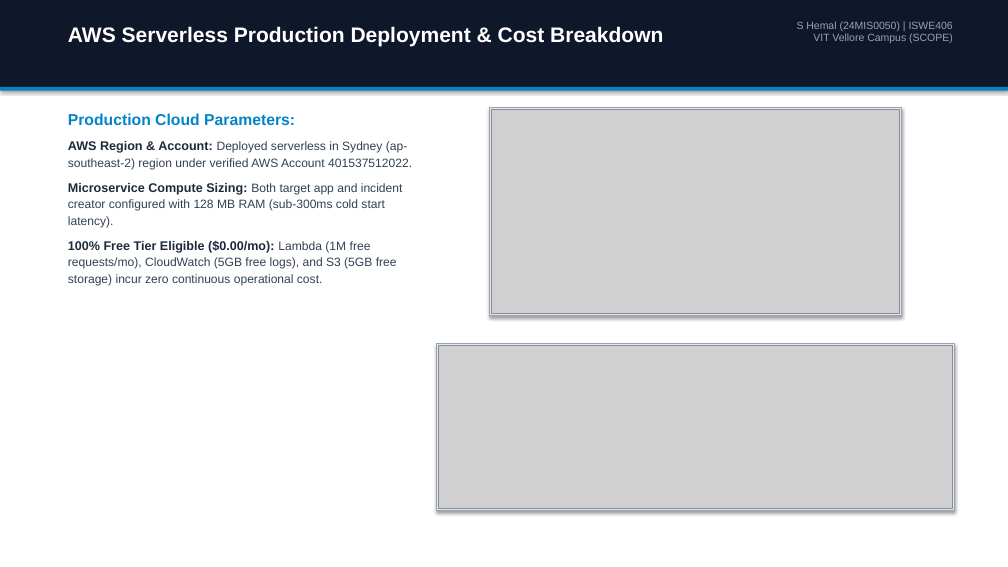
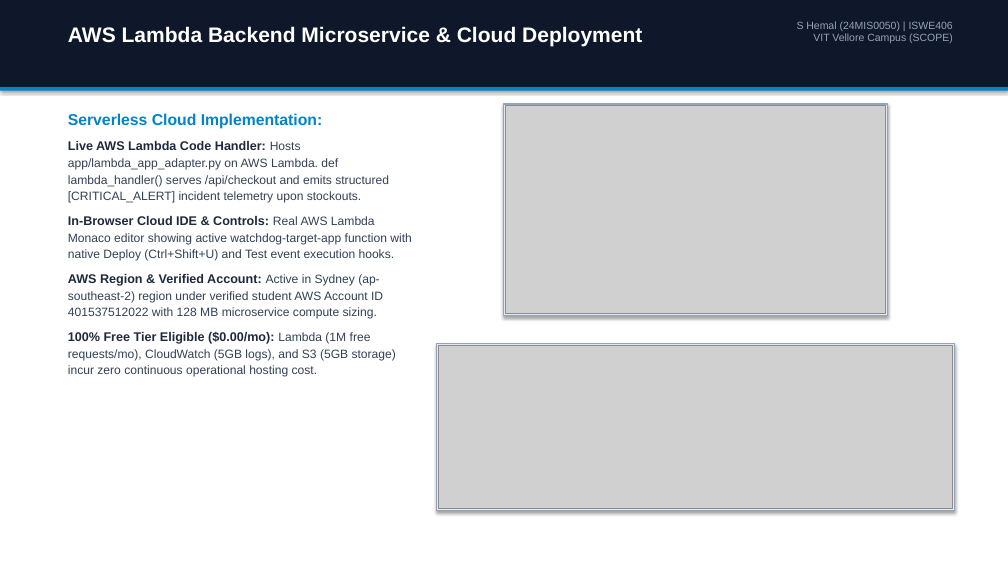
Before and after one commit to hemalexe/devopss-incident-watchdog, a slide deck: slide 15 of FlashMart_Incident_Watchdog_Application_Guide.pptx. Drawn at 1008x567 pixels with LibreOffice and Linux fonts; fonts in the diff are those of the drawing; grey boxes stand for pictures. Boxes give left, top, right and bottom in pixels: in the first picture for what was removed or moved away, otherwise in the second. Text is boxed around its words. In the diff, an @@ line names an element or a change of style, - is before the commit and + after.

Commit message:
feat(presentation): embed authentic AWS Lambda function code editor screenshot in Slide 15

```diff
--- a/FlashMart_Incident_Watchdog_Application_Guide.pptx
+++ b/FlashMart_Incident_Watchdog_Application_Guide.pptx
@@ text at (x1=68, y1=26, x2=642, y2=47): text changed @@
-AWS Serverless Production Deployment & Cost Breakdown
+AWS Lambda Backend Microservice & Cloud Deployment
@@ text at (x1=68, y1=113, x2=412, y2=377): text changed @@
-Production Cloud Parameters:
-AWS Region & Account: Deployed serverless in Sydney (ap-southeast-2) region under verified AWS Account 401537512022.
-Microservice Compute Sizing: Both target app and incident creator configured with 128 MB RAM (sub-300ms cold start latency).
-100% Free Tier Eligible ($0.00/mo): Lambda (1M free requests/mo), CloudWatch (5GB free logs), and S3 (5GB free storage) incur zero continuous operational cost.
+Serverless Cloud Implementation:
+Live AWS Lambda Code Handler: Hosts app/lambda_app_adapter.py on AWS Lambda. def lambda_handler() serves /api/checkout and emits structured [CRITICAL_ALERT] incident telemetry upon stockouts.
+In-Browser Cloud IDE & Controls: Real AWS Lambda Monaco editor showing active watchdog-target-app function with native Deploy (Ctrl+Shift+U) and Test event execution hooks.
+AWS Region & Verified Account: Active in Sydney (ap-southeast-2) region under verified student AWS Account ID 401537512022 with 128 MB microservice compute sizing.
+100% Free Tier Eligible ($0.00/mo): Lambda (1M free requests/mo), CloudWatch (5GB logs), and S3 (5GB storage) incur zero continuous operational hosting cost.
@@ rectangle resized from (x1=489, y1=108, x2=901, y2=316) to (x1=504, y1=104, x2=888, y2=316) @@
@@ picture resized from (x1=492, y1=110, x2=900, y2=314) to (x1=506, y1=106, x2=886, y2=314) @@
```
Also in this commit, not shown: 3 other files.
